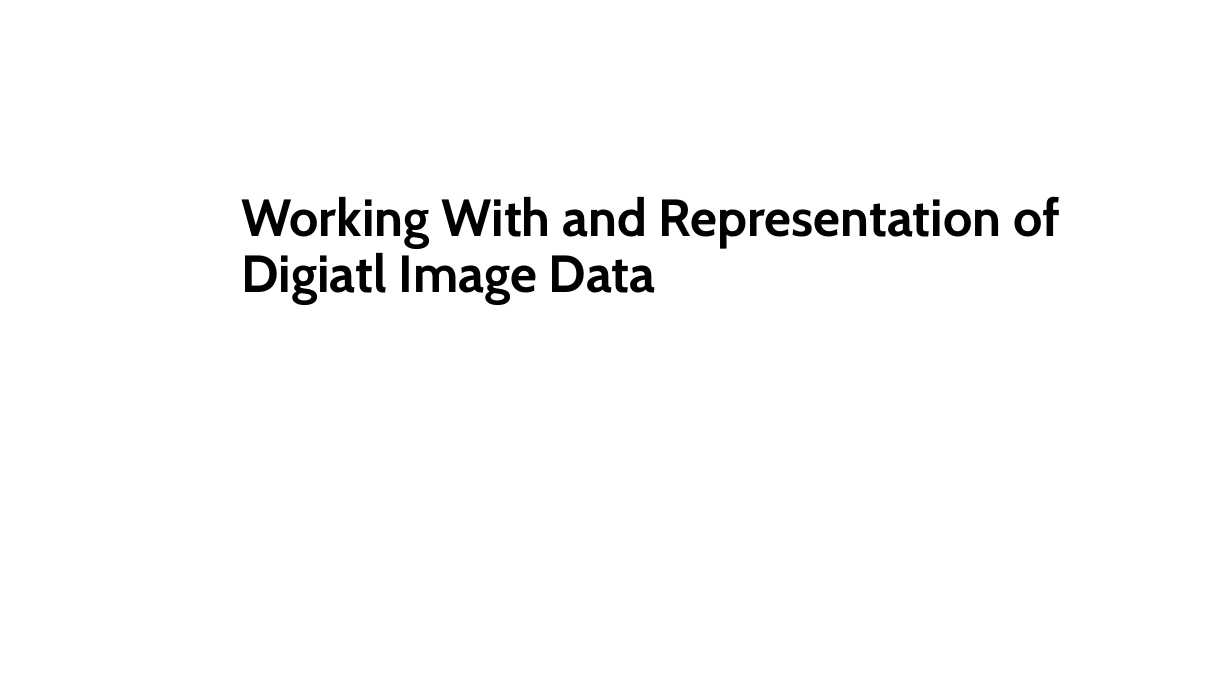
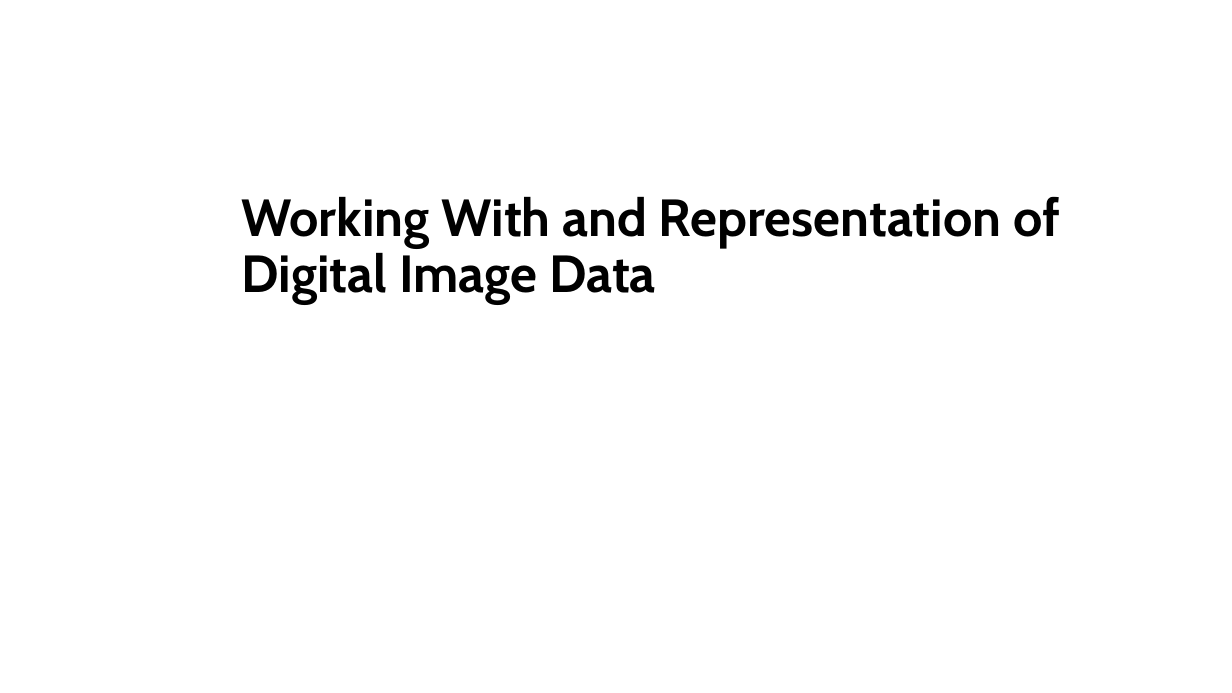
Before and after one commit to StephenElston/CSCI-E25, a slide deck: slide 23 of Slides/1_Introduction.pptx. Drawn at 1232x693 pixels with LibreOffice and Linux fonts; fonts in the diff are those of the drawing. Boxes give left, top, right and bottom in pixels: in the first picture for what was removed or moved away, otherwise in the second. Text is boxed around its words. In the diff, an @@ line names an element or a change of style, - is before the commit and + after.

Commit message:
Corrected typos noticed in lecture

```diff
--- a/Slides/1_Introduction.pptx
+++ b/Slides/1_Introduction.pptx
@@ subtitle at box(241, 196, 1060, 303): text changed @@
-Working With and Representation of Digiatl Image Data
+Working With and Representation of Digital Image Data
```
Also in this commit, not shown: 8 other slides changed.
